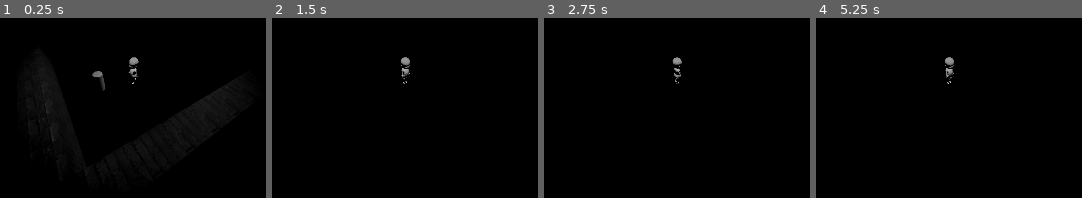
Above: before the commit, frames 1-4 (left to right).
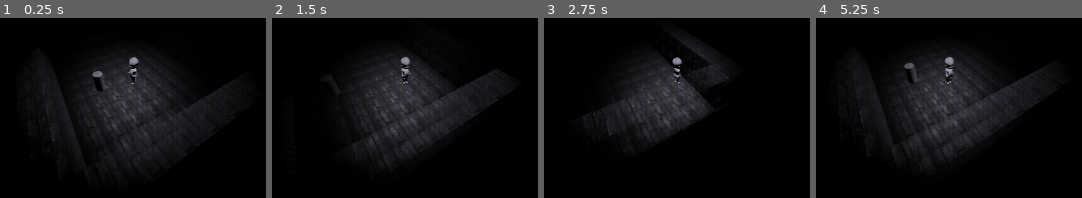
Above: after the commit, the same moments.

Repository: GenryMacros/Couple_Connection
Game: Godot game, scene res://main.tscn
The game is run twice, just before and just after one commit, with the same random seed, the same clock (stepped at 60 frames per second) and the same inputs.
Inputs:
- Up to frame 1 (0.25 s): no input
- Up to frame 2 (1.5 s): tap Enter (ui_accept) at 0.5, 0.77 s; hold D (right) 0.53-1.28 s; hold S (backward) from 1.28 s (still down)
- Up to frame 3 (2.75 s): tap Enter (ui_accept) at 1.52 s; release S (backward) at 2.03 s; hold D (right) from 2.03 s (still down)
- Up to frame 4 (5.25 s): release D (right) at 2.78 s; hold W (forward) 2.78-3.53 s; tap Enter (ui_accept) at 3.02, 3.77, 4.52 s; hold A (left) 3.53-5.03 s; hold S (backward) from 5.03 s (still down)

The runs differ from the first frame. In frame 1, 13% of the frame differs, in the area x 27-70%, y 20-78%; in frame 2, 18%; in frame 3, 12%; in frame 4, 19%, in the area x 12-90%, y 18-84%.

Commit message:
Updated shaders

Diff:
--- a/Characters/camera_rig.tscn
+++ b/Characters/camera_rig.tscn
@@ -7,8 +7,8 @@
 [sub_resource type="ShaderMaterial" id="ShaderMaterial_qtgp6"]
 shader = ExtResource("2_o8ghg")
 shader_parameter/crt_brightness = 1.0
-shader_parameter/crt_ghost = 0.0
-shader_parameter/crt_grid = 1.0
+shader_parameter/crt_ghost = 1.0
+shader_parameter/crt_grid = 0.7
 shader_parameter/crt_white_noise = 0.0
 shader_parameter/crt_curve = 0.0
 
--- a/Environment/mesh_library.tres
+++ b/Environment/mesh_library.tres
@@ -114,23 +114,23 @@
 "width": 64
 }
 
-[sub_resource type="ImageTexture" id="ImageTexture_sr047"]
-image = SubResource("Image_0hihh")
+[sub_resource type="ImageTexture" id="ImageTexture_87pkr"]
+image = SubResource("Image_shrjw")
 
 [sub_resource type="BoxShape3D" id="BoxShape3D_3takw"]
 
 [resource]
 item/0/name = "wall"
-item/0/mesh = SubResource("ArrayMesh_tvuy3")
+item/0/mesh = SubResource("ArrayMesh_yjos8")
 item/0/mesh_transform = Transform3D(1, 0, 0, 0, 1, 0, 0, 0, 1, 0, 0, 0)
 item/0/shapes = [SubResource("BoxShape3D_mmvjv"), Transform3D(2, 0, 0, 0, 2, 0, 0, 0, 2, 0, 0, 0)]
 item/0/navigation_mesh_transform = Transform3D(1, 0, 0, 0, 1, 0, 0, 0, 1, 0, 0, 0)
 item/0/navigation_layers = 1
-item/0/preview = SubResource("ImageTexture_xhh1r")
+item/0/preview = SubResource("ImageTexture_qx3lw")
 item/1/name = "floor"
-item/1/mesh = SubResource("ArrayMesh_n20wo")
+item/1/mesh = SubResource("ArrayMesh_ln1r1")
 item/1/mesh_transform = Transform3D(1, 0, 0, 0, 1, 0, 0, 0, 1, 0, 0, 0)
 item/1/shapes = [SubResource("BoxShape3D_3takw"), Transform3D(2, 0, 0, 0, 2, 0, 0, 0, 2, 0, 0, 0)]
 item/1/navigation_mesh_transform = Transform3D(1, 0, 0, 0, 1, 0, 0, 0, 1, 0, 0, 0)
 item/1/navigation_layers = 1
-item/1/preview = SubResource("ImageTexture_gp5q2")
+item/1/preview = SubResource("ImageTexture_87pkr")
--- a/project.godot
+++ b/project.godot
@@ -32,7 +32,6 @@
 
 window/size/viewport_width=1920
 window/size/viewport_height=1080
-window/size/mode=3
 window/stretch/mode="viewport"
 window/stretch/aspect="expand"
 
Not shown: 6 places in Environment/mesh_library.tres that only renumber resources
Not shown: 1 places in main.tscn that only renumber resources
